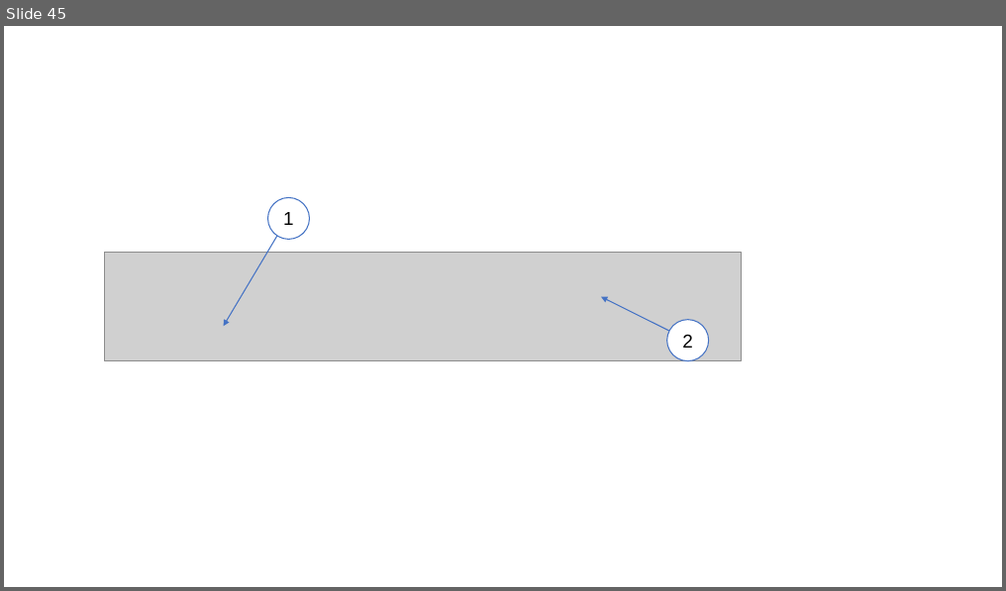
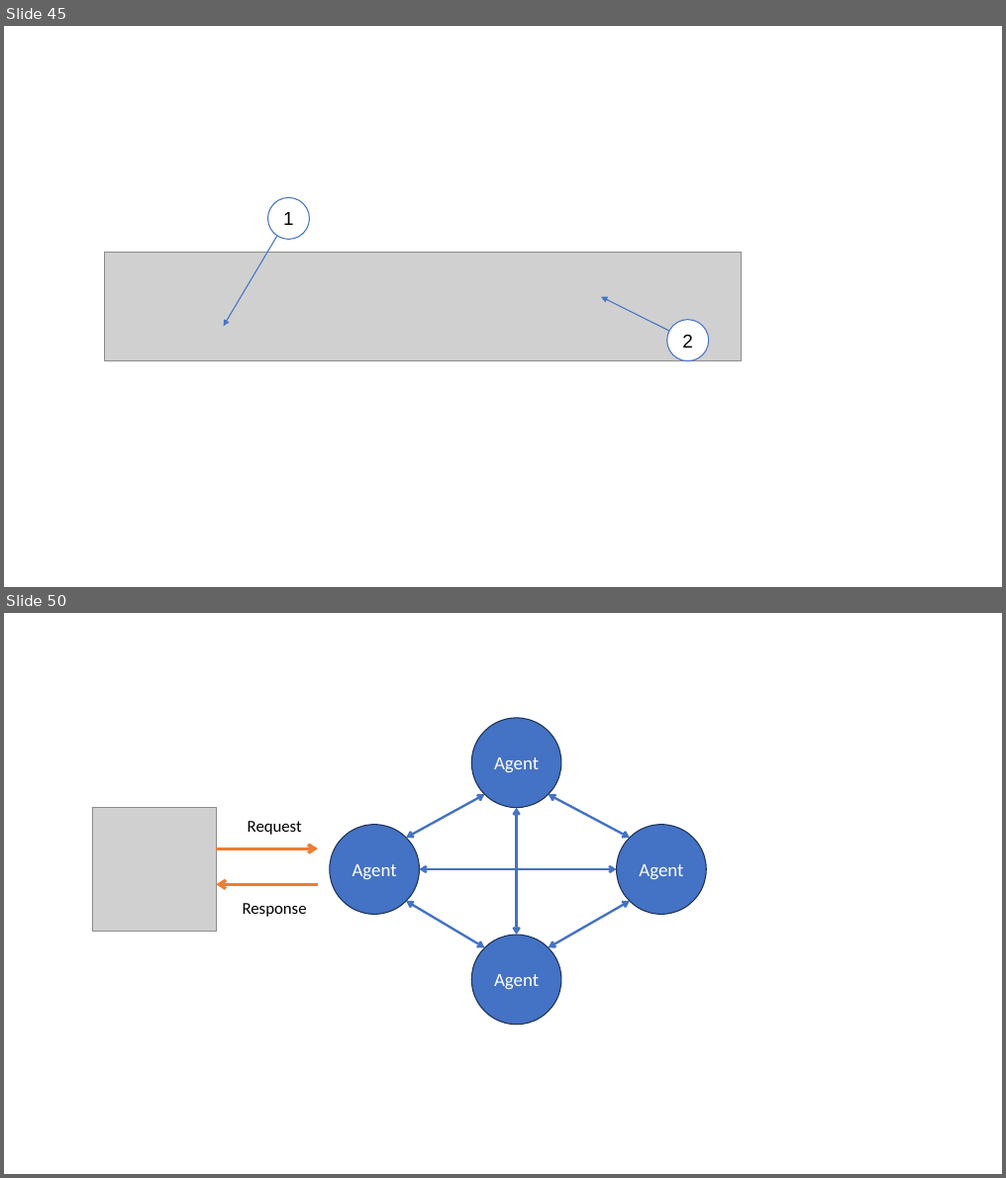
Before and after one commit to edinburgh-napier/SET09102, a slide deck: images/graphics.pptx. Shown one above the other, each under a label of ours: slide 45 before the commit, slides 45 and 50 after it; the slides between them are not shown. The pictures are 1006x591 and 1006x1178 pixels, drawn with LibreOffice and Linux fonts; fonts in the diff are those of the drawing; grey boxes stand for pictures. Boxes give left, top, right and bottom in pixels: in the first picture for what was removed or moved away, otherwise in the second. Text is boxed around its words. In the diff, an @@ line names an element or a change of style, - is before the commit and + after.

```diff
--- a/images/graphics.pptx
+++ b/images/graphics.pptx
@@ slide 50 added at bbox=[4, 613, 1002, 1174], background #FFFFFF @@
@@ ellipse added at bbox=[472, 718, 561, 808], fill #4472C4, outline #1E3256 1 pt, 18 pt, text #FFFFFF @@
+Agent
@@ picture added at bbox=[92, 808, 216, 931] @@
@@ double arrow added from (484, 795) to (406, 838), #4472C4 2.25 pt @@
@@ double arrow added from (517, 808) to (517, 935), #4472C4 2.25 pt @@
@@ double arrow added from (630, 838) to (548, 795), #4472C4 2.25 pt @@
@@ arrow added from (216, 849) to (318, 849), #ED7D31 3 pt @@
@@ text added at bbox=[248, 821, 302, 835], 16 pt, text #000000 @@
+Request
@@ ellipse added at bbox=[330, 825, 420, 915], fill #4472C4, outline #1E3256 1 pt, 18 pt, text #FFFFFF @@
+Agent
@@ ellipse added at bbox=[617, 825, 706, 915], fill #4472C4, outline #1E3256 1 pt, 18 pt, text #FFFFFF @@
+Agent
@@ double arrow added from (617, 869) to (420, 869), #4472C4 2.25 pt @@
@@ arrow added from (318, 884) to (216, 884), #ED7D31 3 pt @@
@@ text added at bbox=[243, 903, 307, 917], 16 pt, text #000000 @@
+Response
@@ double arrow added from (484, 949) to (406, 901), #4472C4 2.25 pt @@
@@ double arrow added from (630, 901) to (548, 949), #4472C4 2.25 pt @@
@@ ellipse added at bbox=[472, 935, 561, 1025], fill #4472C4, outline #1E3256 1 pt, 18 pt, text #FFFFFF @@
+Agent
```
Also in this commit, not shown: 4 other slides added, 1 other file.
